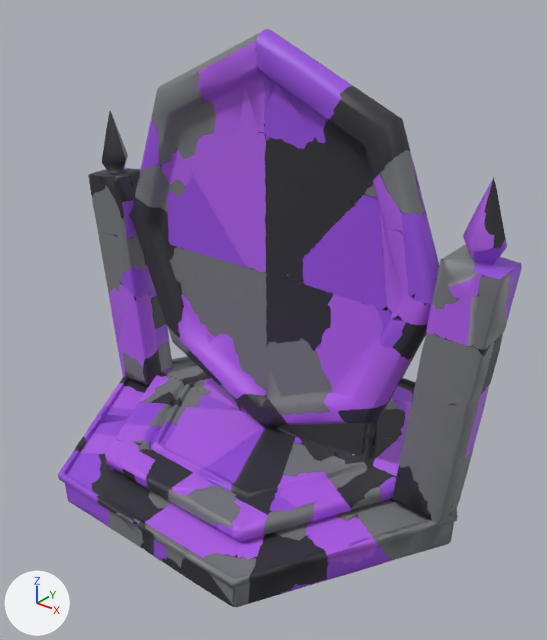
The FBX model source/modelsrc/vaelthor/rift/rift.fbx, before and after one commit.
Camera for both pictures: a 50 mm camera at (2.94, -3.62, 3.4) aimed at (0.11, -0.09, 1.21). The axes (+X, +Y, +Z) are drawn at lower left. The lights are the same throughout. The first picture is the older version. Vertices at exactly the same position are counted once.

In view in the first picture: 'rift'.
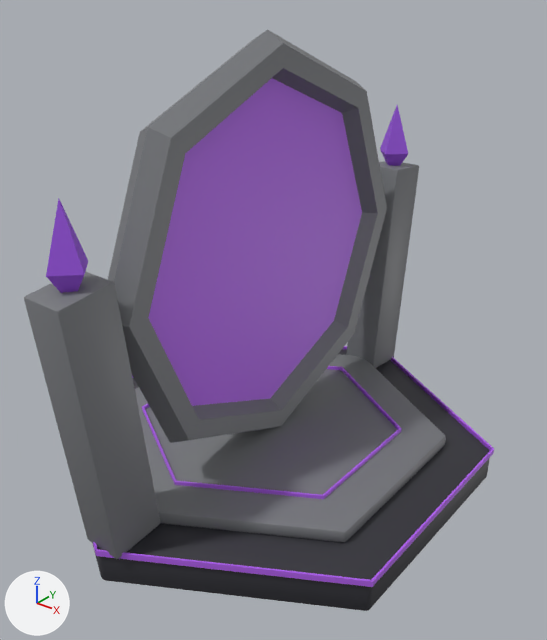
Where the change shows, as pixel boxes [x1, y1, x2, y2] in the pictures (547 x 640 px):
'rift', reshaped: before [58, 29, 522, 607]; after [24, 29, 494, 611]
part 1 of me_meshes_0, added: after [108, 29, 387, 443]
part 2 of me_meshes_0, added (purple): after [148, 78, 362, 406]
part 3 of me_meshes_0, rebuilt: before [58, 356, 459, 607]; after [93, 349, 490, 611]
part 4 of me_meshes_0, rebuilt: before [144, 378, 406, 514]; after [142, 366, 402, 499]
part 5 of me_meshes_0, added: after [24, 271, 160, 559]
part 6 of me_meshes_0, added: after [346, 161, 419, 368]
part 7 of me_meshes_0, added: after [93, 346, 494, 587]
part 8 of me_meshes_0, deleted: before [74, 29, 522, 559]
part 9 of me_meshes_0, built on: after [135, 354, 446, 542]
part 10 of me_meshes_0, added (purple): after [46, 198, 88, 293]
part 11 of me_meshes_0, added (purple): after [380, 105, 408, 166]

Diff of the bpy script that builds the scene:
```diff
--- a/source/modelsrc/vaelthor/rift/rift.fbx.py
+++ b/source/modelsrc/vaelthor/rift/rift.fbx.py
@@ me_meshes_0 @@
 # used by ob_rift; location = (0.0, 0.0, 0.0)
-me_meshes_0.from_pydata(...)  # 11930 vertices, 12000 faces; spans x -1.63..1.63, y -1.29..1.29, z 0.0..3.0
+me_meshes_0.from_pydata(...)  # 404 vertices, 784 faces; spans x -1.39..1.39, y -1.74..1.74, z 0.0..3.0
+# me_meshes_0 part 1: a new loose piece, a torus around x (ring radius 1.23, tube radius 0.14) spanning x -0.12..0.12, y -1.37..1.37, z 0.26..3.0, in mat_rift (picture img_rift_tga)
+# me_meshes_0 part 2: a new loose piece, an 8-sided cylinder along x spanning x -0.016..0.016, y -1.114..1.114, z 0.517..2.745, in mat_rift (picture img_rift_tga)
+# me_meshes_0 part 3: the loose piece of 2725 vertices spanning x -1.45..1.51, y -1.29..1.28, z 0.0..0.34 is rebuilt with 84 vertices and now spans x -1.38..1.38, y -1.59..1.59, z 0.0..0.24
+# me_meshes_0 part 4: the loose piece of 948 vertices spanning x -0.91..0.89, y -0.81..0.85, z 0.29..0.34 is rebuilt with 24 vertices and now spans x -0.83..0.83, y -0.95..0.95, z 0.32..0.36
+# me_meshes_0 part 5: a new loose piece of 56 vertices spanning x -0.14..0.14, y -1.74..-1.21, z 0.23..1.92, in mat_rift (picture img_rift_tga)
+# me_meshes_0 part 6: a new loose piece of 56 vertices spanning x -0.14..0.14, y 1.21..1.74, z 0.23..1.92, in mat_rift (picture img_rift_tga)
+# me_meshes_0 part 7: a new loose piece of 24 vertices spanning x -1.39..1.39, y -1.61..1.61, z 0.21..0.25, in mat_rift (picture img_rift_tga)
+# me_meshes_0 part 8: 208 loose pieces with 7886 vertices, spanning x -1.63..1.63, y -1.29..1.29, z 0.0..3.0, are deleted
+# me_meshes_0 part 9: 359 vertices removed from x -1.58..1.59, y -1.28..1.29, z 0.0..2.94; 83 vertices added at x -1.1..1.1, y -1.27..1.27, z 0.24..0.33
+# me_meshes_0 part 10: 6 vertices added at x -0.13..0.13, y -1.68..-1.42, z 1.81..2.37
+# me_meshes_0 part 11: 6 vertices added at x -0.13..0.13, y 1.42..1.68, z 1.81..2.37
+# other edits to the shape of me_meshes_0 do not show in these pictures
 me_meshes_0.materials.append(mat_rift)
```
